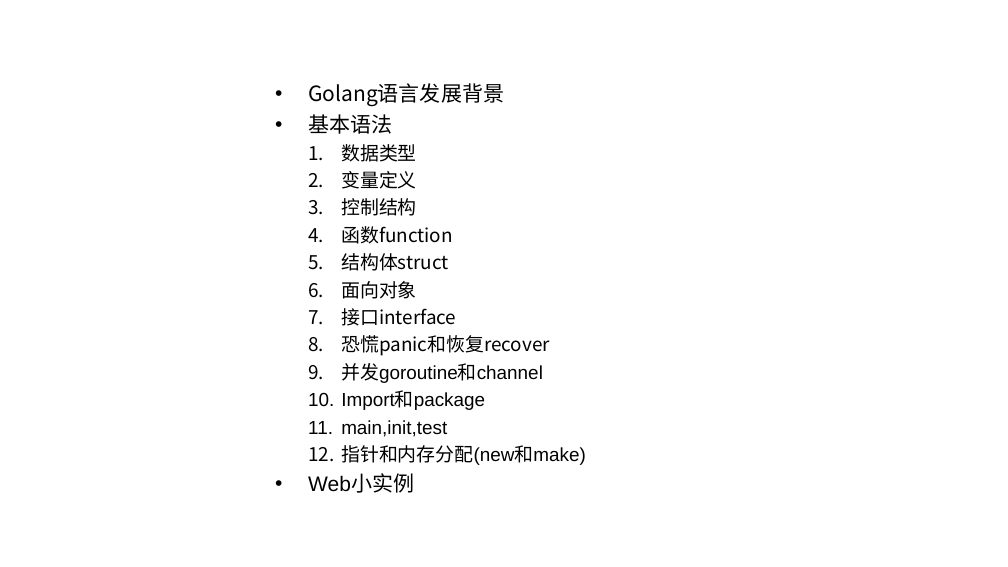
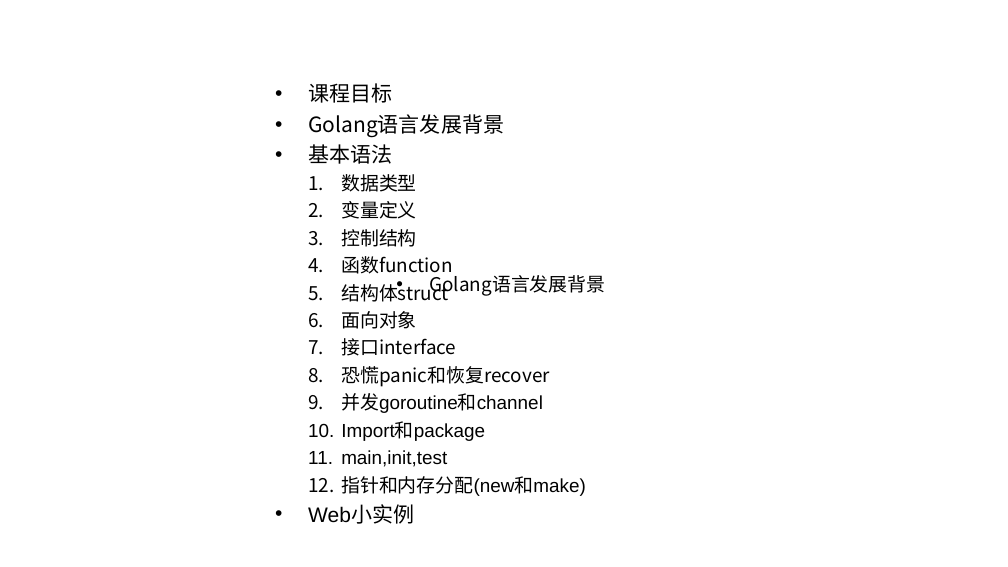
Before and after one commit to yekoufeng/go-learning, a slide deck: slide 2 of golang基础.ppt. Drawn at 1008x567 pixels with LibreOffice and Linux fonts; fonts in the diff are those of the drawing; background and template pictures are left out. Boxes give left, top, right and bottom in pixels: in the first picture for what was removed or moved away, otherwise in the second. Text is boxed around its words. In the diff, an @@ line names an element or a change of style, - is before the commit and + after.

```diff
--- a/golang基础.ppt
+++ b/golang基础.ppt
@@ text at (308, 83, 392, 103): paragraph added @@
+• 课程目标
@@ text added at (429, 271, 605, 296), 18 pt, text #000000 @@
+• Golang语言发展背景
```
Also in this commit, not shown: 3 other slides changed, 1 slide added.
